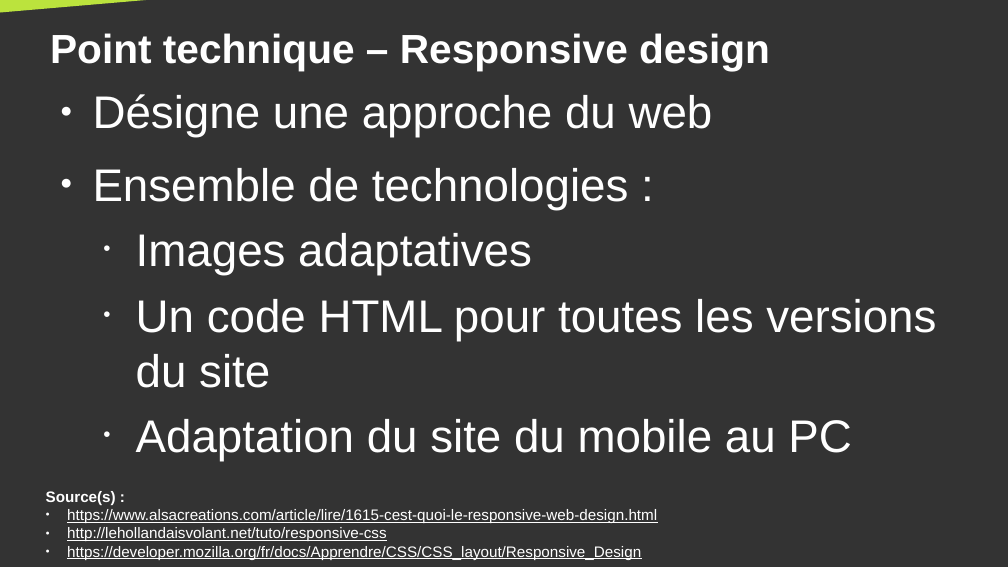
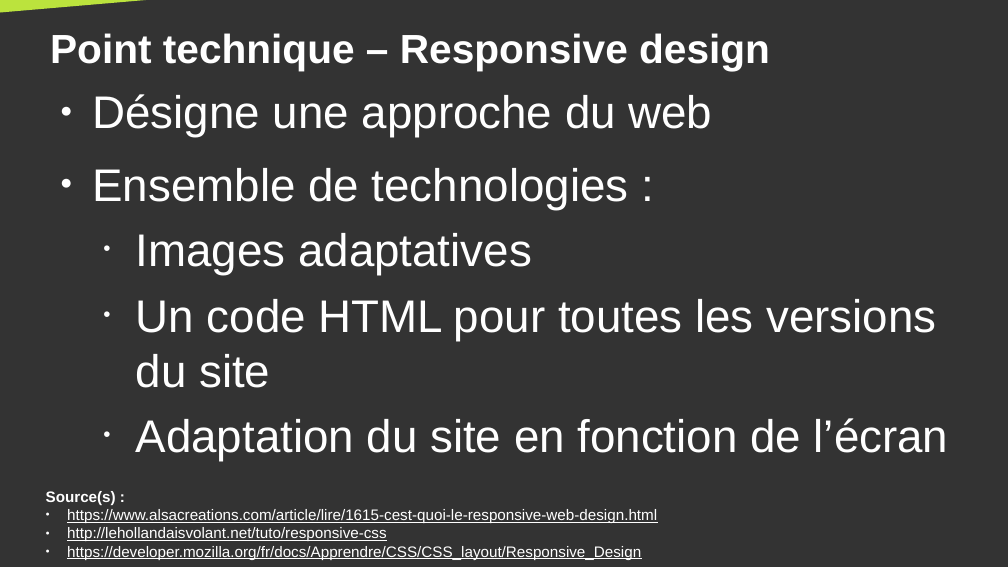
Before and after one commit to DanYellow/cours, a slide deck: slide 10 of integration-web-s2/cours-magistraux/numero-1/presentation.odp. Drawn at 1008x567 pixels with LibreOffice and Linux fonts; fonts in the diff are those of the drawing. Boxes give left, top, right and bottom in pixels: in the first picture for what was removed or moved away, otherwise in the second. Text is boxed around its words. In the diff, an @@ line names an element or a change of style, - is before the commit and + after.

```diff
--- a/integration-web-s2/cours-magistraux/numero-1/presentation.odp
+++ b/integration-web-s2/cours-magistraux/numero-1/presentation.odp
@@ text at (136, 418, 949, 461): text changed @@
-  • Adaptation du site du mobile au PC
+  • Adaptation du site en fonction de l’écran
```
Also in this commit, not shown: 2 other slides changed, 1 slide added, 4 other files.
